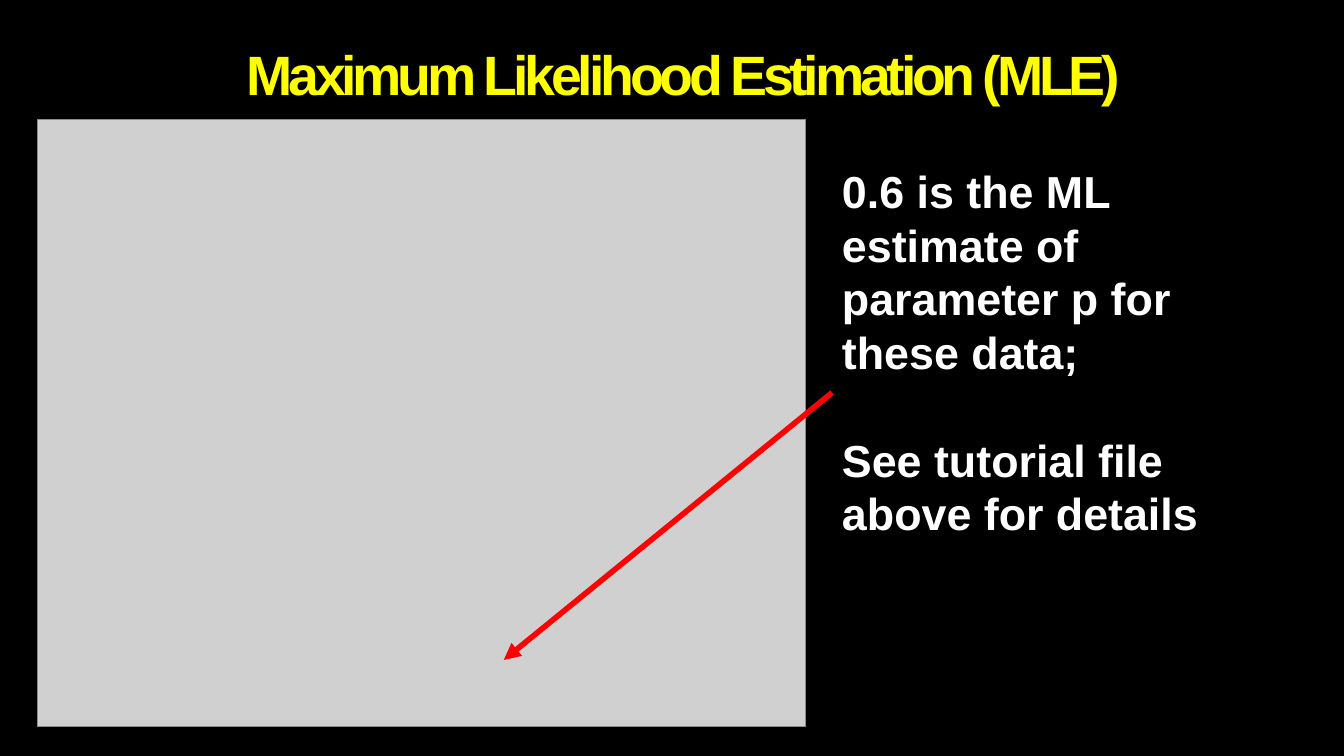
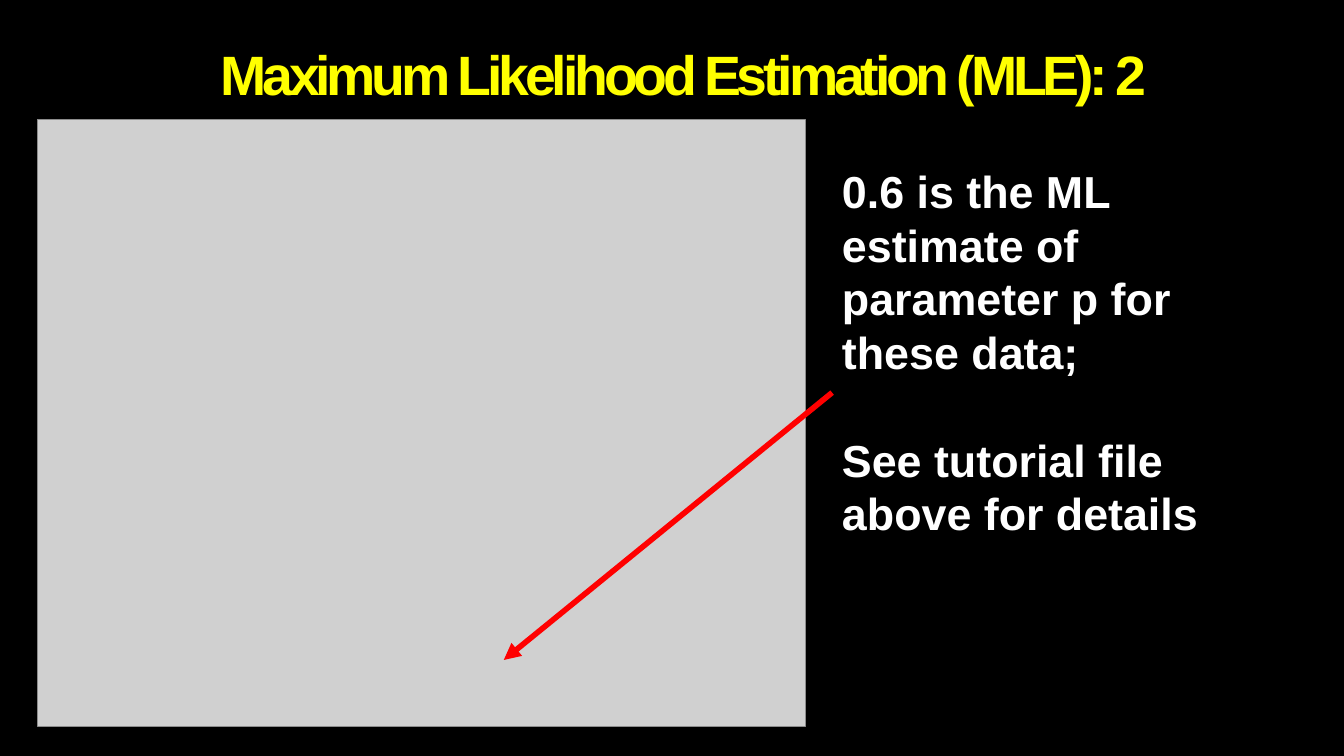
Before and after one commit to Alan-Pickering/Bayesian-data-analysis-teaching, a slide deck: slide 8 of Bayesian Data Analysis Part 2.pptx. Drawn at 1344x756 pixels with LibreOffice and Linux fonts; fonts in the diff are those of the drawing; grey boxes stand for pictures; background and template pictures are left out. Boxes give left, top, right and bottom in pixels: in the first picture for what was removed or moved away, otherwise in the second. Text is boxed around its words. In the diff, an @@ line names an element or a change of style, - is before the commit and + after.

```diff
--- a/Bayesian Data Analysis Part 2.pptx
+++ b/Bayesian Data Analysis Part 2.pptx
@@ title at bbox=[220, 54, 1146, 106]: text changed @@
-Maximum Likelihood Estimation (MLE)
+Maximum Likelihood Estimation (MLE): 2
```
Also in this commit, not shown: 1 other slide changed, 1 slide added.
